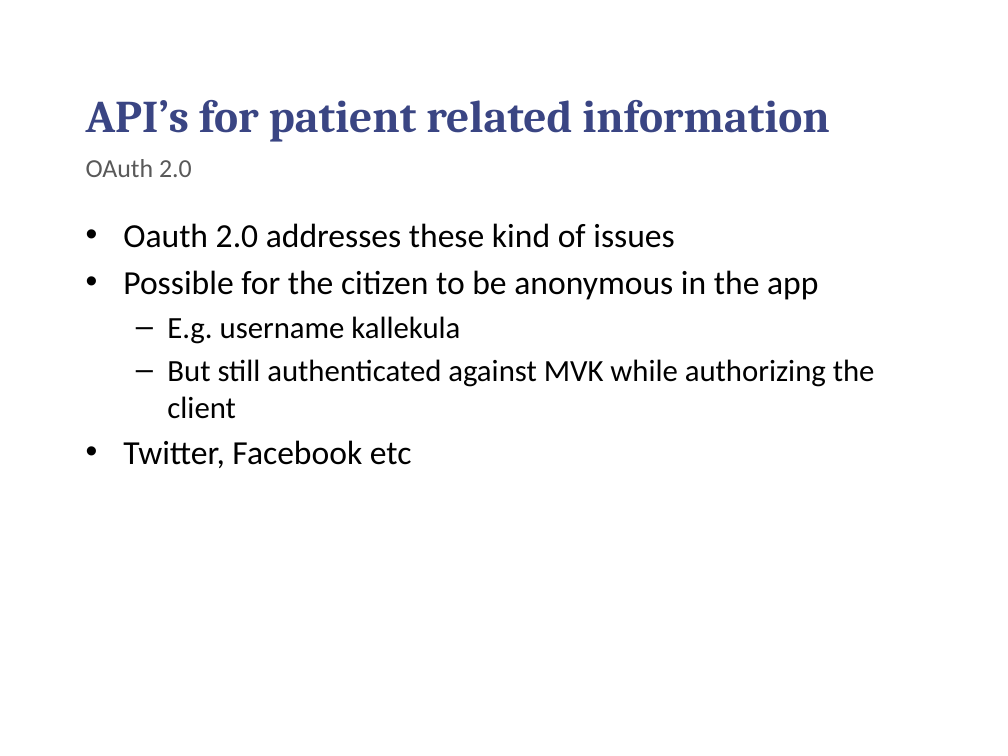
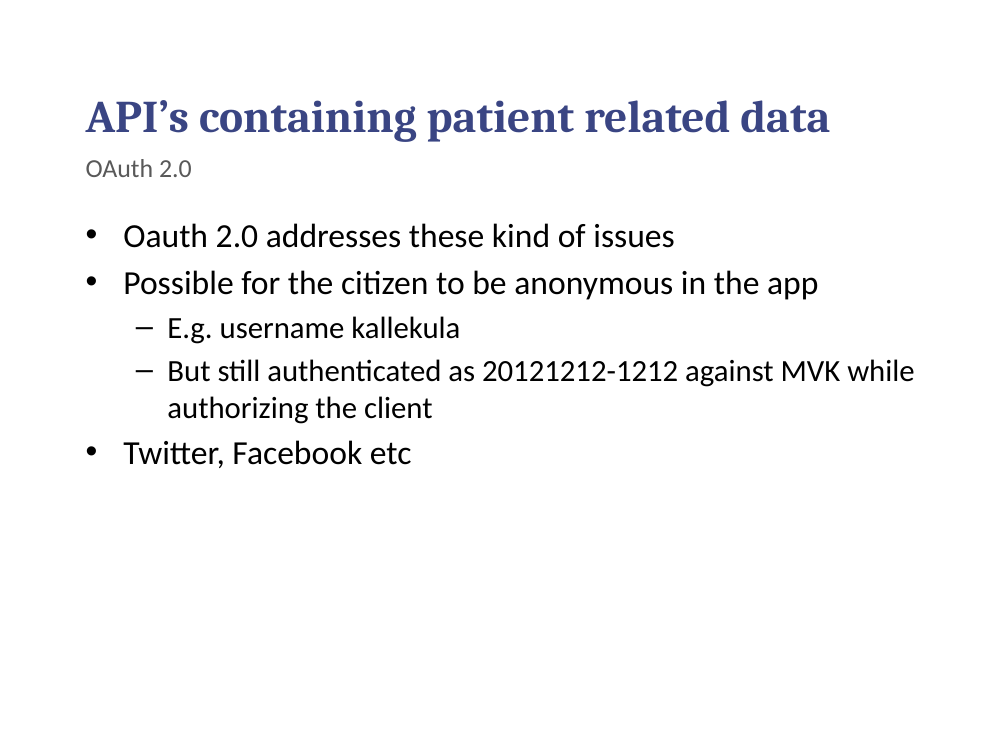
Before and after one commit to chilmers/cadec-healthcare-api-tutorial, a slide deck: slide 14 of Cadec-vårdens-apier.pptx. Drawn at 1008x756 pixels with LibreOffice and Linux fonts; fonts in the diff are those of the drawing; background and template pictures are left out. Boxes give left, top, right and bottom in pixels: in the first picture for what was removed or moved away, otherwise in the second. Text is boxed around its words. In the diff, an @@ line names an element or a change of style, - is before the commit and + after.

```diff
--- a/Cadec-vårdens-apier.pptx
+++ b/Cadec-vårdens-apier.pptx
@@ title at (86,100,830,142): text changed @@
-API’s for patient related information
+API’s containing patient related data
@@ text at (167,359,915,424): text changed @@
-  – But still authenticated against MVK while authorizing the client
+  – But still authenticated as 20121212-1212 against MVK while authorizing the client
```
Also in this commit, not shown: 8 other slides changed.
